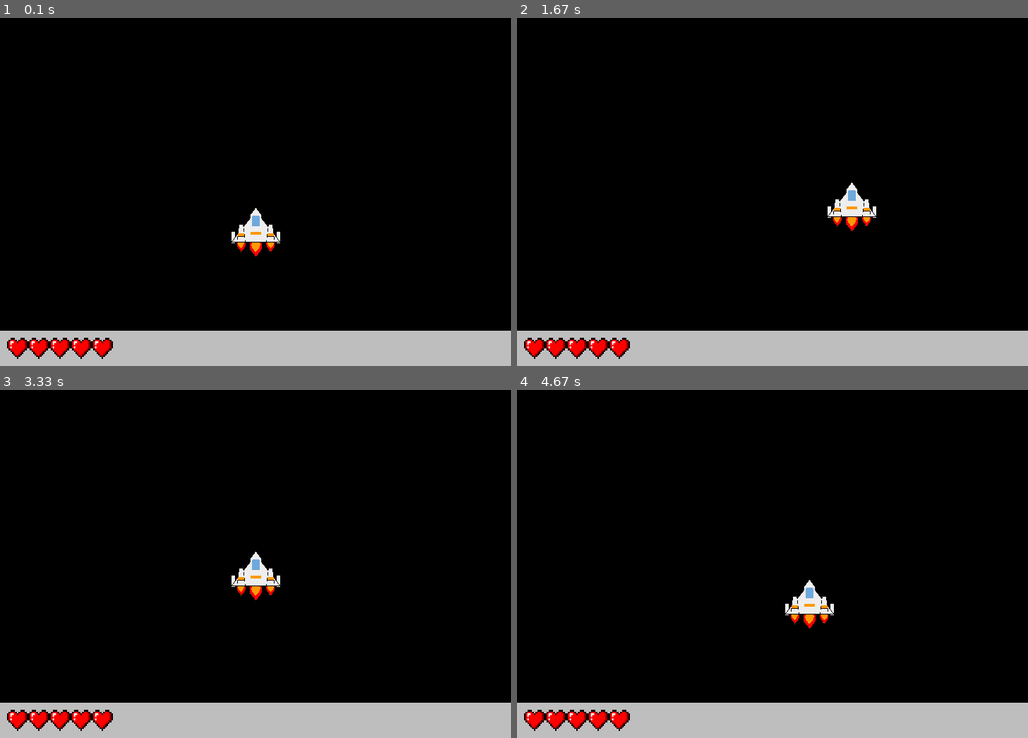
Above: before the commit, frames 1-4 (two rows, left to right).
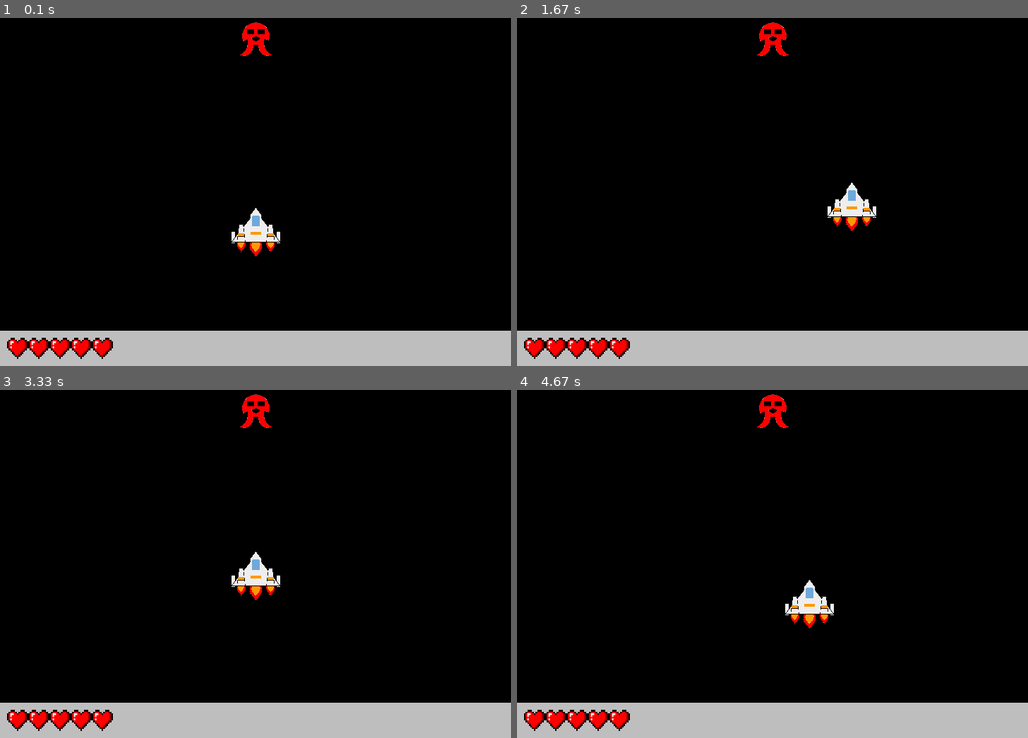
Above: after the commit, the same moments.

Repository: Codeit-Michael/Pygame-Space-Invader
Game: pygame game, started from main.py
Same seed, same stepped clock (60 frames per second), same inputs: the game is played once before the commit and once after it.
Inputs:
- Up to frame 1 (0.1 s): no input
- Up to frame 2 (1.67 s): hold Right 0.33-0.8 s; hold Up 0.83-1.13 s; hold Right 1.17-1.63 s
- Up to frame 3 (3.33 s): hold Left 1.67-2.2 s; hold Down 2.23-2.53 s; hold Left 2.57-2.97 s; hold Up from 3 s (still down)
- Up to frame 4 (4.67 s): release Up at 3.37 s; hold Right 3.4-4.03 s; hold Down 4.07-4.43 s; hold Left from 4.47 s (still down)

The runs differ from the first frame. In frame 1, 0.3% of the frame differs, in the area x 46-54%, y 1-11%; in frame 2, 0.3%; in frame 3, 0.3%; in frame 4, 0.3%.

Commit message:
add alien class

Diff:
--- /dev/null
+++ b/alien.py
@@ -0,0 +1,34 @@
+import pygame, random
+
+class Alien(pygame.sprite.Sprite):
+	def __init__(self, pos, size):
+		super().__init__()
+		self.x = pos[0]
+		self.y = pos[1]
+
+		# alien info
+		alien = random.choice([1,2,3])
+		img_path = f'assets/aliens/{alien}.png'
+		self.image = pygame.image.load(img_path)
+		self.image = pygame.transform.scale(self.image, (size, size))
+		self.rect = self.image.get_rect(topleft = pos)
+		self.mask = pygame.mask.from_surface(self.image)
+		self.move_speed = 3
+
+		# alien status
+		self.life = 1
+
+	def move_left(self):
+		self.rect.x -= self.move_speed
+
+	def move_up(self):
+		self.rect.y -= self.move_speed
+
+	def move_right(self):
+		self.rect.x += self.move_speed
+
+	def move_bottom(self):
+		self.rect.y += self.move_speed
+
+	def update(self):
+		self.rect = self.image.get_rect(topleft=(self.rect.x, self.rect.y))
--- a/settings.py
+++ b/settings.py
@@ -3,3 +3,4 @@
 border_thickness = 20
 nav_thickness = 50
 player_size  = 70
+enemy_size = 50
--- a/world.py
+++ b/world.py
@@ -1,6 +1,7 @@
 import pygame
 from ship import Ship
-from settings import HEIGHT, WIDTH, player_size, border_thickness, nav_thickness
+from alien import Alien
+from settings import HEIGHT, WIDTH, player_size, enemy_size, border_thickness, nav_thickness
 from game import Game
 
 class World:
@@ -9,16 +10,27 @@
 		self.game_over = False
 
 		self.player = pygame.sprite.GroupSingle()
+		self.alien = pygame.sprite.Group()
 		self.game = Game(self.screen)
 
 		self._generate_world()
 
 	# create and add player to the screen
 	def _generate_world(self):
+		# create the player's ship
 		player_x, player_y = WIDTH // 2, HEIGHT - (player_size * 2)
 		center_size = player_size // 2
 		player_pos = (player_x - center_size, player_y - center_size)
 		self.player.add(Ship(player_pos, player_size))
+
+		# create enemy's/alien's ship
+			# enemy random spawning should be regulated as long as player not died yet (spawn delay: 3 secs)
+			# could also work for one-time spawn
+			# could also be if one pattern spawn, and only repeat spawn once first set is done
+		enemy_x, enemy_y = WIDTH // 2, HEIGHT // 4
+		center = enemy_size // 2
+		enemy_pos = (enemy_x - center, enemy_y - center)
+		self.alien.add(Alien(enemy_pos, enemy_size))
 
 	def add_additionals(self):
 		# add nav
@@ -48,4 +60,7 @@
 		self.player.update()
 		self.player.draw(self.screen)
 
+		# alien rendering
+		self.alien.draw(self.screen)
+
 		self.game.show_life(self.player.sprite.life)
